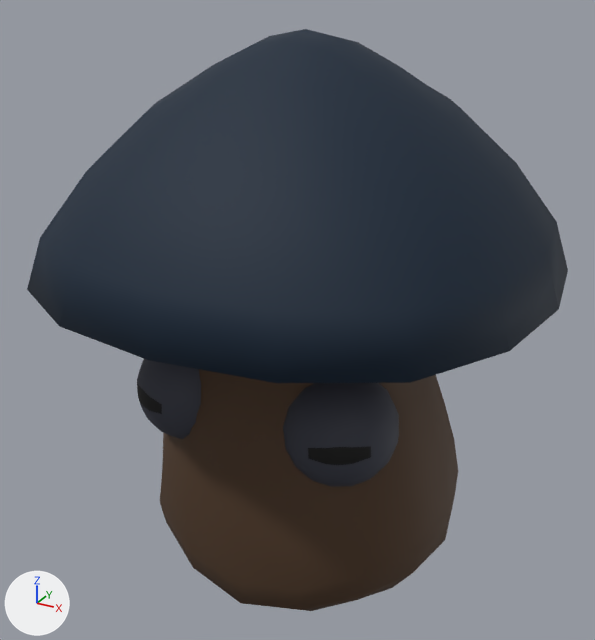
An edit to the glTF model public/assets/models/enemies/quaternius/hero/mushnub.hero.glb, drawn before and after from the same camera.
Before and after are seen from a 50 mm lens placed at (0.738, -1.371, 1.312), pointed at (-0.018, 0.003, 0.625). Lighting does not change. The marker at lower left points along +X, +Y and +Z. The first picture is the older version. Where no turn or scale is listed for an object, it has been applied to the vertices. Vertices at exactly the same position are counted once.

Script lines for the objects in view, before the commit:
```python
me_mushnub_blob = bpy.data.meshes.new('Mushnub_Blob')
me_mushnub_blob.from_pydata(...)  # 630 vertices, 1248 faces; spans x -0.499..0.499, y -0.499..0.499, z -0.019..1.178
me_mushnub_blob.materials.append(mat_hordeready_vertexcolor)
ob_mushnub_blob = bpy.data.objects.new('Mushnub_Blob', me_mushnub_blob)
ob_mushnub_blob.location = (0.0, 0.0, 0.019)
```
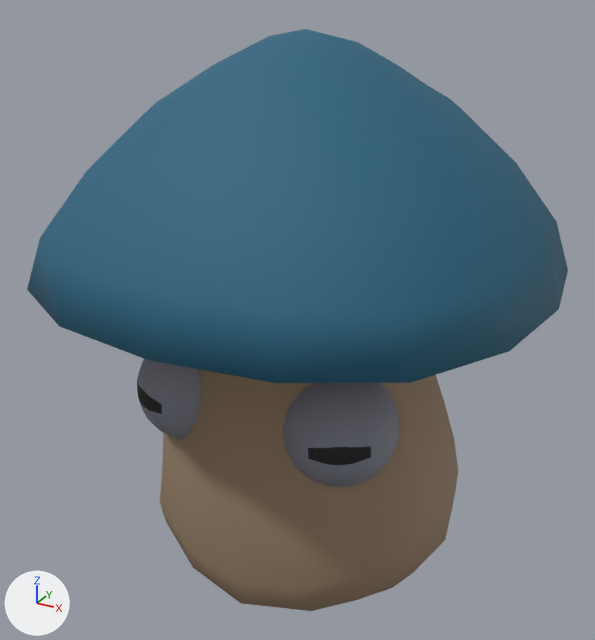
The edits, one by one:
me_mushnub_blob has 630 vertices, 1248 faces and spans x -0.499..0.499, y -0.499..0.499, z -0.019..1.178.
me_mushnub_blob is used by ob_mushnub_blob; location (0.0, 0.0, 0.019).
me_mushnub_blob part 1: 688 faces centred in x -0.275..0.275, y -0.279..-0.06, z 0.389..0.605 are repainted in the vertex colours; the middle colour goes from greyish blue #383b48 to grey #818490.
me_mushnub_blob part 2: 320 faces centred in x -0.401..0.401, y -0.401..0.401, z 0.0..0.713 are repainted in the vertex colours; the middle colour goes from brown #4d3622 to brown #957e66.
me_mushnub_blob part 3: 240 faces centred in x -0.47..0.47, y -0.47..0.47, z 0.489..1.164 are repainted in the vertex colours; the middle colour goes from dark blue #052035 to blue #25637e.

Where the change shows, as pixel boxes (x1, y1, x2, y2) in the pictures (595 x 640 px):
part 1 of me_mushnub_blob, recoloured (lighter): (137, 359, 399, 487) in both
part 2 of me_mushnub_blob, recoloured (lighter): (160, 369, 458, 611) in both
part 3 of me_mushnub_blob, recoloured (dark blue to blue): (27, 29, 568, 465) in both
